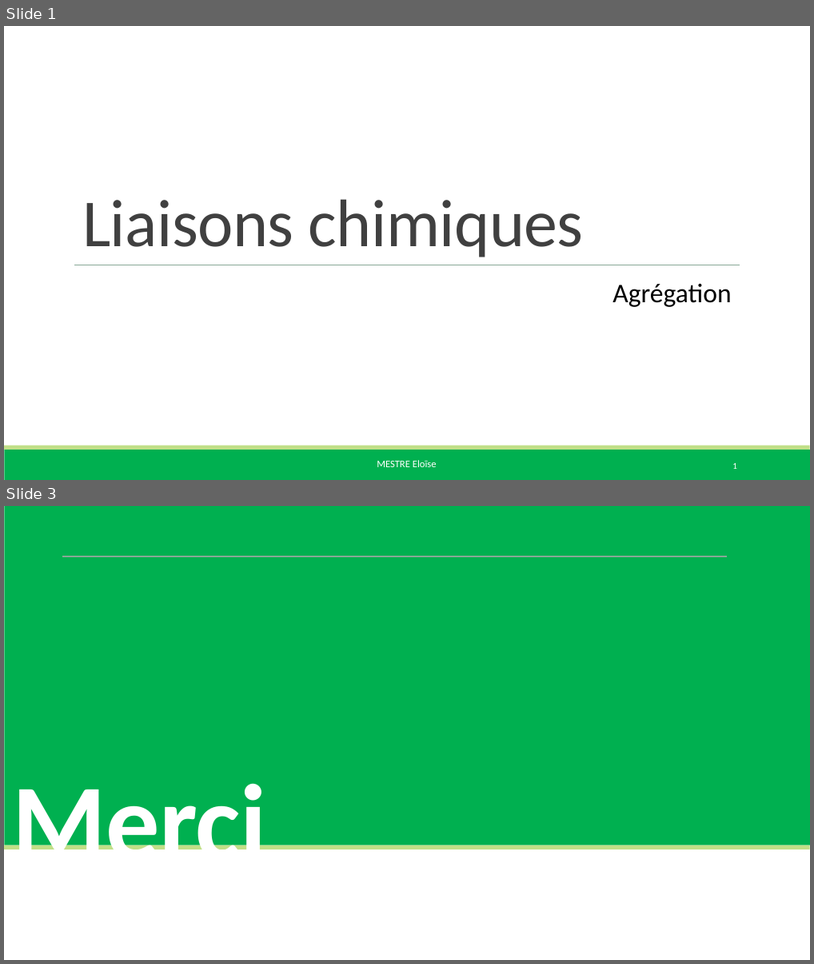
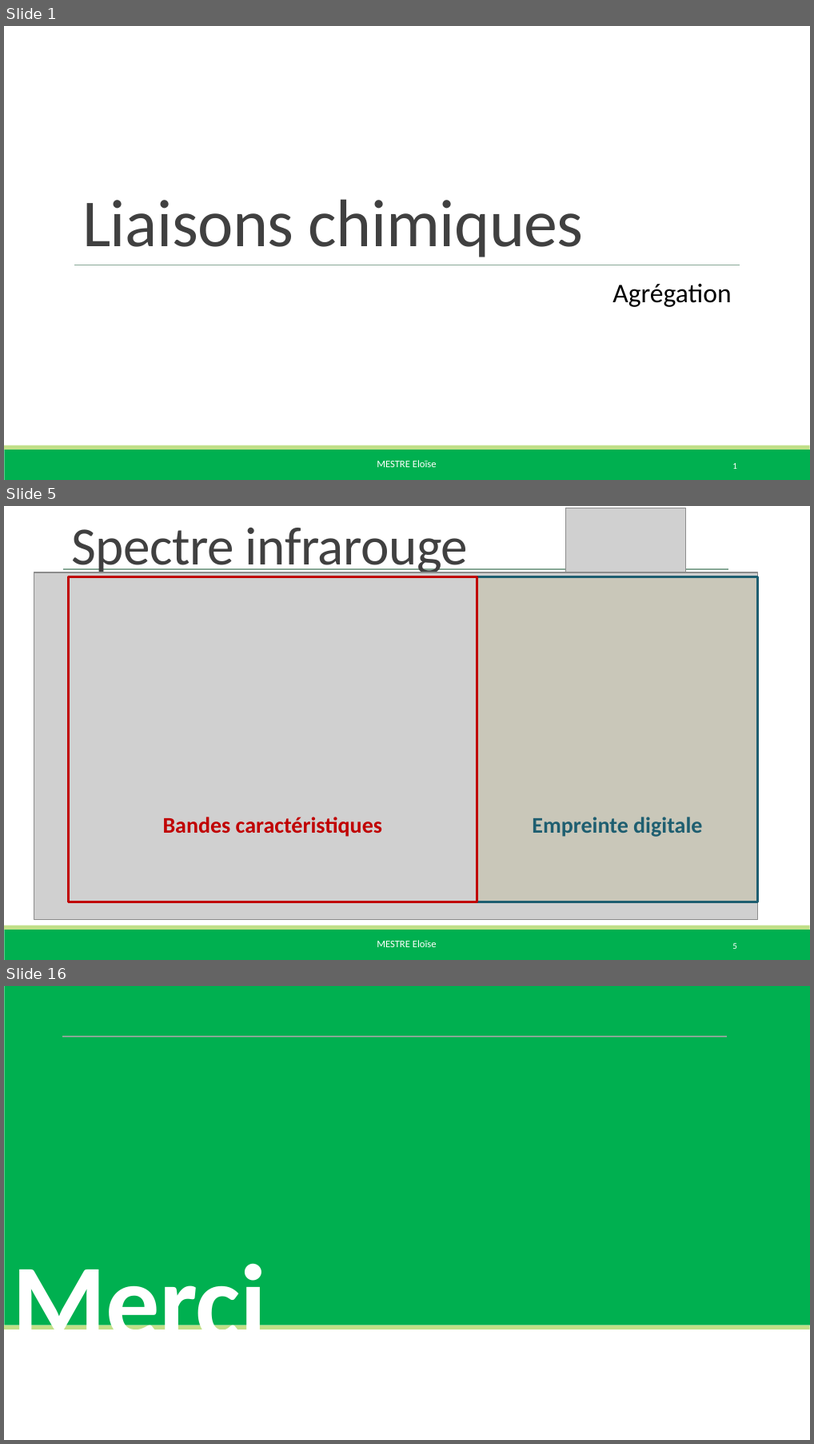
Before and after one commit to eloisemestre/Oraux_agreg, a slide deck: LC/LC 14 Liaisons chimique (lycée)/LC 14 diapo.pptx. Shown one above the other, each under a label of ours: slides 1 and 3 before the commit, slides 1, 5 and 16 after it; the slides between them are not shown. The pictures are 814x964 and 814x1444 pixels, drawn with LibreOffice and Linux fonts; fonts in the diff are those of the drawing; grey boxes stand for pictures. Boxes give left, top, right and bottom in pixels: in the first picture for what was removed or moved away, otherwise in the second. Text is boxed around its words. In the diff, an @@ line names an element or a change of style, - is before the commit and + after.

```diff
--- a/LC/LC 14 Liaisons chimique (lycée)/LC 14 diapo.pptx
+++ b/LC/LC 14 Liaisons chimique (lycée)/LC 14 diapo.pptx
@@ slide 5 added at bbox=[4, 506, 810, 960], background #FFFFFF; not listed: 3 template elements that a slide beside it also shows @@
@@ title added at bbox=[71, 528, 468, 578], 48 pt, text #404040 @@
+Spectre infrarouge
@@ picture added at bbox=[566, 508, 686, 573] @@
@@ picture added at bbox=[34, 572, 758, 919] @@
@@ line added from (64, 569) to (729, 569), #87A896 1 pt @@
@@ rectangle added at bbox=[69, 577, 478, 901], outline #C00000 2.25 pt, 20 pt, text #C00000, bold @@
+Bandes caractéristiques
@@ rectangle added at bbox=[478, 577, 758, 901], fill #BBB487 at 30% opacity, outline #1E5E70 2.25 pt, 20 pt, text #1E5E70, bold @@
+Empreinte digitale
@@ page number added at bbox=[733, 943, 738, 948], 7.9 pt, text #FFFFFF @@
+5
@@ what was slide 3 is now slide 16 @@
```
Also in this commit, not shown: 13 other slides added, 1 slide removed, 14 other files.
